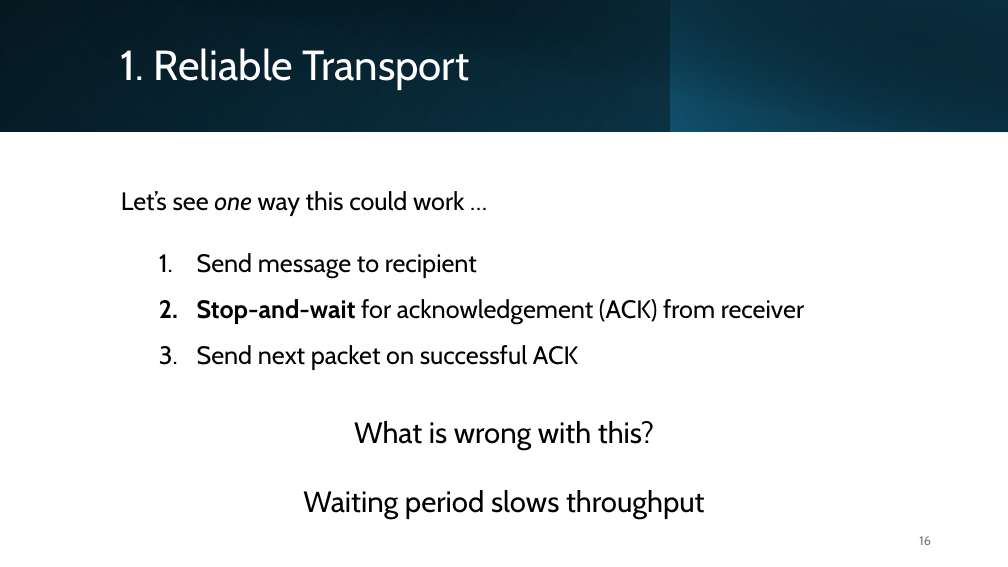
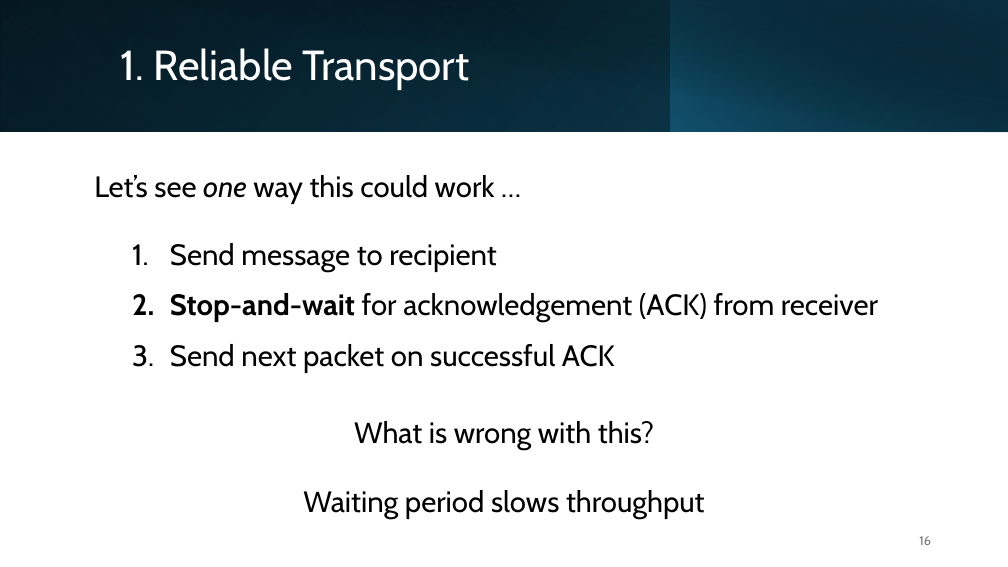
Before and after one commit to michaelgalle/ComputerNetworks, a slide deck: slide 16 of Introduction to Networks - TCP congestion - slides.pptx. Drawn at 1008x567 pixels with LibreOffice and Linux fonts; fonts in the diff are those of the drawing. Boxes give left, top, right and bottom in pixels: in the first picture for what was removed or moved away, otherwise in the second. Text is boxed around its words. In the diff, an @@ line names an element or a change of style, - is before the commit and + after.

```diff
--- a/Introduction to Networks - TCP congestion - slides.pptx
+++ b/Introduction to Networks - TCP congestion - slides.pptx
@@ text "Let’s see one way this ..." moved from (x1=121, y1=191, x2=804, y2=370) to (x1=94, y1=175, x2=878, y2=373) @@
@@ text "Let’s see one way this ..." at (x1=94, y1=175, x2=878, y2=373): size 24 to 28 pt @@
```
Also in this commit, not shown: 15 other slides changed, 1 slide added, 1 other file.
